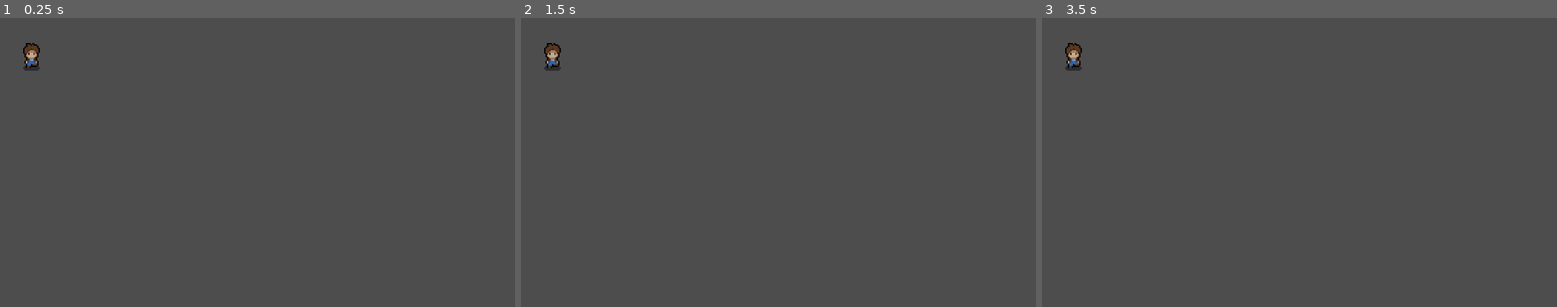
Above: before the commit, frames 1-3 (left to right).
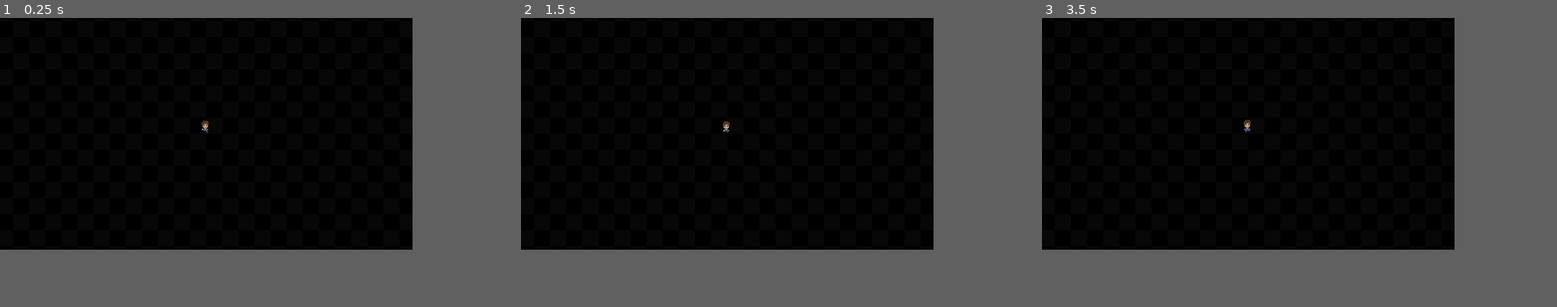
Above: after the commit, the same moments.

Repository: KingMouse33/Seeds-of-Hope
Game: Godot game, scene res://Scenes/world.tscn
The game is run twice, just before and just after one commit, with the same random seed, the same clock (stepped at 60 frames per second) and the same inputs. Before the commit the project starts from res://Scenes/player.tscn.
Inputs:
- Up to frame 1 (0.25 s): no input
- Up to frame 2 (1.5 s): tap Enter at 0.5 s; hold Right (ui_right) 0.53-1.28 s; hold Down (ui_down) from 1.28 s (still down)
- Up to frame 3 (3.5 s): tap Space at 2 s; release Down (ui_down) at 2.03 s; hold Right (ui_right) 2.03-2.78 s; tap Enter at 2.75 s; hold Up (ui_up) from 2.78 s (still down)
In our replay, the window is 799x449 before the commit and 640x360 after it. These sizes can differ from the game's own. Grey fills any space a smaller window leaves; there, only what the larger window draws over its background counts as a difference.

The runs differ from the first frame. In frame 1, 64% of the frame differs, in the area x 0-81%, y 0-81%; in frame 2, 64%; in frame 3, 64%.

Commit message:
initial fix-up
added accelerated movement, a background and fixed the resolution

Diff:
--- a/seeds-of-hope/Scenes/player.tscn
+++ b/seeds-of-hope/Scenes/player.tscn
@@ -1,5 +1,6 @@
-[gd_scene load_steps=39 format=3 uid="uid://cfniku76uf5ca"]
-
+[gd_scene load_steps=41 format=3 uid="uid://cfniku76uf5ca"]
+
+[ext_resource type="Script" path="res://Scripts/player.gd" id="1_5m68n"]
 [ext_resource type="Texture2D" uid="uid://cbpsvqvf1mql0" path="res://Art/Characters/player.png" id="2_opmp5"]
 
 [sub_resource type="AtlasTexture" id="AtlasTexture_2glqf"]
@@ -287,12 +288,22 @@
 "speed": 5.0
 }]
 
+[sub_resource type="RectangleShape2D" id="RectangleShape2D_3y3qv"]
+size = Vector2(13, 23)
+
 [node name="Player" type="CharacterBody2D"]
-
-[node name="CollisionShape2D" type="CollisionShape2D" parent="."]
-
-[node name="AnimatedSprite2D" type="AnimatedSprite2D" parent="CollisionShape2D"]
-position = Vector2(69, 67)
-scale = Vector2(2.83333, 2.66667)
+script = ExtResource("1_5m68n")
+acceleration_time = 0.25
+
+[node name="AnimatedSprite2D" type="AnimatedSprite2D" parent="."]
+position = Vector2(-2.00008, -18.9999)
 sprite_frames = SubResource("SpriteFrames_xgoku")
 animation = &"Front Walk"
+autoplay = "Front Walk"
+frame_progress = 0.655968
+
+[node name="CollisionShape2D" type="CollisionShape2D" parent="."]
+position = Vector2(-1.5, -11.5)
+shape = SubResource("RectangleShape2D_3y3qv")
+
+[node name="Camera2D" type="Camera2D" parent="."]
--- a/seeds-of-hope/Scenes/world.tscn
+++ b/seeds-of-hope/Scenes/world.tscn
@@ -1,3 +1,17 @@
-[gd_scene format=3 uid="uid://cynuamjj3m8tl"]
+[gd_scene load_steps=3 format=3 uid="uid://cynuamjj3m8tl"]
+
+[ext_resource type="PackedScene" uid="uid://cfniku76uf5ca" path="res://Scenes/player.tscn" id="1_lf1by"]
+[ext_resource type="Texture2D" uid="uid://hlnctlh3d2co" path="res://Art/bg_grid.png" id="1_yvo2q"]
 
 [node name="World" type="Node2D"]
+texture_filter = 1
+
+[node name="BgGrid" type="Sprite2D" parent="."]
+texture_filter = 1
+texture_repeat = 2
+scale = Vector2(0.5, 0.5)
+texture = ExtResource("1_yvo2q")
+region_enabled = true
+region_rect = Rect2(100, 100, 5000, 5000)
+
+[node name="Player" parent="." instance=ExtResource("1_lf1by")]
--- a/seeds-of-hope/Scripts/player.gd
+++ b/seeds-of-hope/Scripts/player.gd
@@ -1,33 +1,35 @@
 extends CharacterBody2D
 
-const speed = 200
-const acceleration = 100
-const deceleration = 200
+@export var max_speed : float = 80
+@export var acceleration_time : float ## The time it takes you to reach maximum speed, in seconds
+
+@onready var acceleration = max_speed/acceleration_time
+@onready var sprite = $AnimatedSprite2D
+
+var target_direction : Vector2
+var direction : Vector2 = Vector2.ZERO
+var speed : float
+var time : float
+var move_time : float
 
 func _physics_process(delta):
-	player_movement(delta)
+	time += delta
+	target_direction = Input.get_vector("left","right","up","down").normalized()
+	if target_direction:
+		if speed < max_speed:
+			speed += acceleration * delta
+		else: speed = max_speed
+	if !target_direction:
+		speed = 0
+	direction = target_direction
+	direction.x = round(direction.x)
+	direction.y = round(direction.y)
+	direction = direction.normalized()
+	print(speed)
+	velocity = direction * speed
+	move_and_slide()
 
-func player_movement(delta):
-	var direction = Vector2.ZERO
-
-
-	if Input.is_action_pressed("ui_right"):
-		direction.x += 1
-	if Input.is_action_pressed("ui_left"):
-		direction.x -= 1
-
-
-	if Input.is_action_pressed("ui_down"):
-		direction.y += 1
-	if Input.is_action_pressed("ui_up"):
-		direction.y -= 1
-
-
-	direction = Input.get_vector("ui_left","ui_right","ui_up","ui_down").normalized()
-
-
-	if velocity.length() < speed:
-		velocity+=direction*acceleration
-
-
-	move_and_slide()
+func _process(delta: float) -> void:
+	#sprite.global_position.x = round(self.global_position.x)
+	#sprite.global_position.y = round(self.global_position.y)
+	pass
--- a/seeds-of-hope/project.godot
+++ b/seeds-of-hope/project.godot
@@ -11,10 +11,52 @@
 [application]
 
 config/name="Seeds of Hope"
-run/main_scene="res://Scenes/player.tscn"
+run/main_scene="res://Scenes/world.tscn"
 config/features=PackedStringArray("4.3", "Forward Plus")
 config/icon="res://Art/icon.svg"
+
+[display]
+
+window/size/viewport_width=640
+window/size/viewport_height=360
+window/stretch/mode="canvas_items"
+window/stretch/aspect="expand"
+window/stretch/scale_mode="integer"
+window/vsync/vsync_mode=0
+
+[dotnet]
+
+project/assembly_name="Seeds of Hope"
+
+[input]
+
+up={
+"deadzone": 0.5,
+"events": [Object(InputEventKey,"resource_local_to_scene":false,"resource_name":"","device":-1,"window_id":0,"alt_pressed":false,"shift_pressed":false,"ctrl_pressed":false,"meta_pressed":false,"pressed":false,"keycode":0,"physical_keycode":87,"key_label":0,"unicode":119,"location":0,"echo":false,"script":null)
+, Object(InputEventJoypadMotion,"resource_local_to_scene":false,"resource_name":"","device":-1,"axis":1,"axis_value":-1.0,"script":null)
+]
+}
+down={
+"deadzone": 0.5,
+"events": [Object(InputEventKey,"resource_local_to_scene":false,"resource_name":"","device":-1,"window_id":0,"alt_pressed":false,"shift_pressed":false,"ctrl_pressed":false,"meta_pressed":false,"pressed":false,"keycode":0,"physical_keycode":83,"key_label":0,"unicode":115,"location":0,"echo":false,"script":null)
+, Object(InputEventJoypadMotion,"resource_local_to_scene":false,"resource_name":"","device":-1,"axis":1,"axis_value":1.0,"script":null)
+]
+}
+left={
+"deadzone": 0.5,
+"events": [Object(InputEventKey,"resource_local_to_scene":false,"resource_name":"","device":-1,"window_id":0,"alt_pressed":false,"shift_pressed":false,"ctrl_pressed":false,"meta_pressed":false,"pressed":false,"keycode":0,"physical_keycode":65,"key_label":0,"unicode":97,"location":0,"echo":false,"script":null)
+, Object(InputEventJoypadMotion,"resource_local_to_scene":false,"resource_name":"","device":-1,"axis":0,"axis_value":-1.0,"script":null)
+]
+}
+right={
+"deadzone": 0.5,
+"events": [Object(InputEventKey,"resource_local_to_scene":false,"resource_name":"","device":-1,"window_id":0,"alt_pressed":false,"shift_pressed":false,"ctrl_pressed":false,"meta_pressed":false,"pressed":false,"keycode":0,"physical_keycode":68,"key_label":0,"unicode":100,"location":0,"echo":false,"script":null)
+, Object(InputEventJoypadMotion,"resource_local_to_scene":false,"resource_name":"","device":-1,"axis":0,"axis_value":1.0,"script":null)
+]
+}
 
 [rendering]
 
 textures/canvas_textures/default_texture_filter=0
+renderer/rendering_method="gl_compatibility"
+renderer/rendering_method.mobile="gl_compatibility"
Binary file added: seeds-of-hope/Art/bg_grid.png
Not shown, added: seeds-of-hope/Art/bg_grid.png.import
